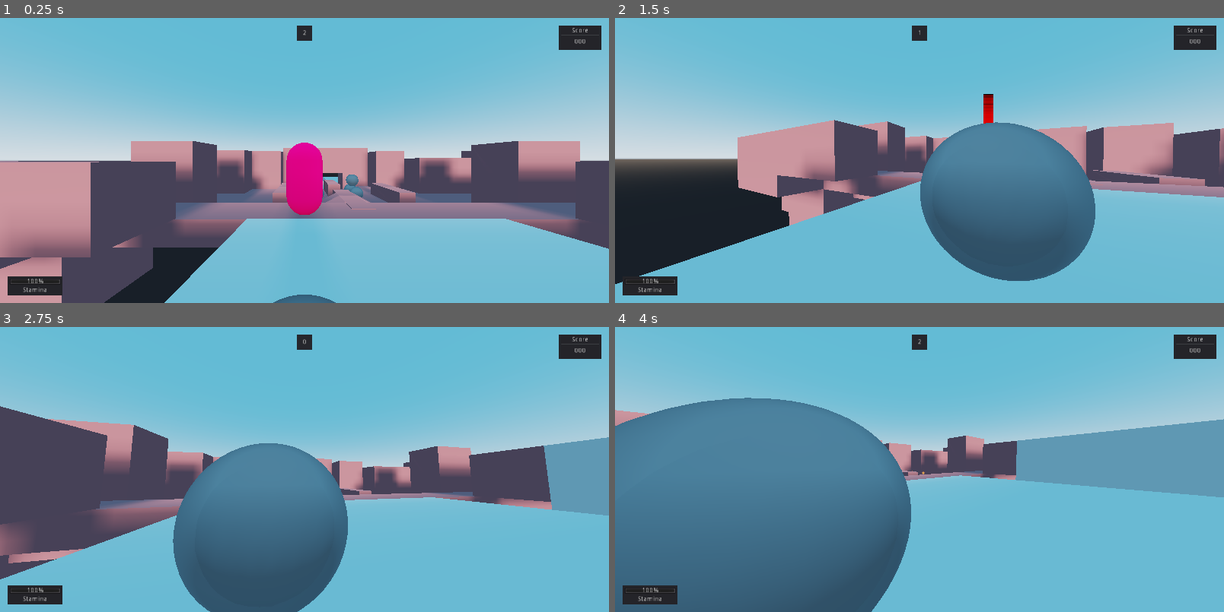
Above: before the commit, frames 1-4 (two rows, left to right).
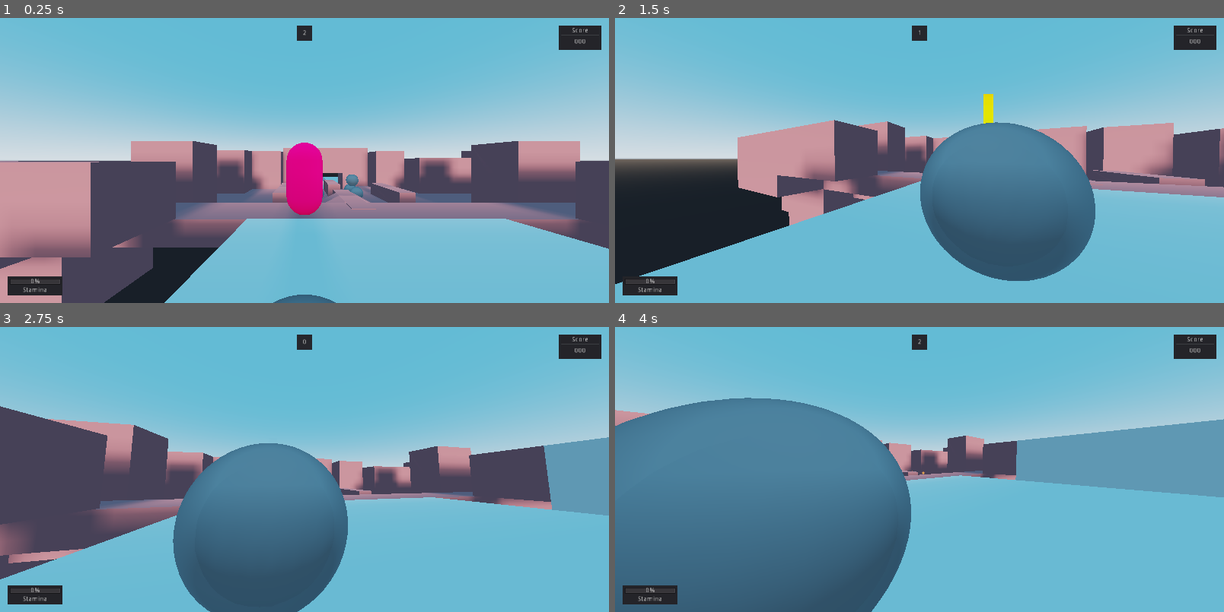
Above: after the commit, the same moments.

Repository: DeerTears/Keep-Away-Game
Game: Godot game, scene res://levels/romping.tscn
Two runs of this game, one before a commit and one after it. Both use one fixed random seed, a clock stepped at 60 frames per second and the inputs below.
Inputs (mouse positions are in pixels of both pictures, inside the frame that each line leads up to):
- Up to frame 1 (0.25 s): no input
- Up to frame 2 (1.5 s): move the mouse to (949, 160) at 0.52 s; move the mouse to (889, 160) at 1.27 s
- Up to frame 3 (2.75 s): move the mouse to (316, 463) at 2.02 s
- Up to frame 4 (4 s): move the mouse to (913, 475) at 2.77 s; move the mouse to (962, 472) at 3.52 s

The runs differ from the first frame. In frame 1, less than 0.1% of the frame differs, in the area x 1-10%, y 91-94%; in frame 2, 0.2%, in the area x 1-63%, y 26-94%; in frame 3, less than 0.1%; in frame 4, less than 0.1%.

Commit message:
hack: more believable player knockbacks

Diff:
--- a/actors/player.tscn
+++ b/actors/player.tscn
@@ -26,22 +26,21 @@
 [sub_resource type="CylinderShape" id=4]
 radius = 0.6
 
-[sub_resource type="Gradient" id=5]
-offsets = PoolRealArray( 0, 0.476563, 1 )
-colors = PoolColorArray( 0, 0, 0, 1, 1, 0, 0, 1, 0, 0, 0, 1 )
-
-[sub_resource type="GradientTexture" id=6]
-gradient = SubResource( 5 )
+[sub_resource type="Gradient" id=12]
+offsets = PoolRealArray( 0.25, 0.5, 0.75, 1 )
+colors = PoolColorArray( 0, 1, 0, 1, 1, 1, 0, 1, 1, 0, 0, 1, 0, 0, 0, 0 )
+
+[sub_resource type="GradientTexture" id=13]
+gradient = SubResource( 12 )
 
 [sub_resource type="ParticlesMaterial" id=9]
-trail_divisor = 15
-trail_color_modifier = SubResource( 6 )
 gravity = Vector3( 0, 0, 0 )
-scale = 0.25
+scale = 0.13
+color_ramp = SubResource( 13 )
 
 [sub_resource type="SpatialMaterial" id=10]
-flags_do_not_receive_shadows = true
-flags_disable_ambient_light = true
+flags_transparent = true
+flags_unshaded = true
 vertex_color_use_as_albedo = true
 params_billboard_mode = 2
 
@@ -124,8 +123,8 @@
 
 [node name="Particles" type="Particles" parent="KinematicBody"]
 transform = Transform( 1, 0, 0, 0, 1, 0, 0, 0, 1, 0, -1, 0 )
-amount = 40
-lifetime = 2.0
+amount = 50
+lifetime = 2.5
 local_coords = false
 process_material = SubResource( 9 )
 draw_pass_1 = SubResource( 11 )
--- a/scripts/playermove.gd
+++ b/scripts/playermove.gd
@@ -90,12 +90,11 @@
 		head.rotate_x(deg2rad(-event.relative.y * look_sensitivity))
 		head.rotation.x = clamp(head.rotation.x, deg2rad(-90), deg2rad(90))
 	if event.is_action_pressed("aim_%s" % [player_number]):
-		impact_vec = Vector3.UP * push_strength
-	if attack_cooldown.is_stopped() and attack_windup.is_stopped() and movement_enabled and stamina != 0:
+		print("aim %s" % [player_number])
+	if attack_cooldown.is_stopped() and attack_windup.is_stopped() and movement_enabled:
 		if event.is_action_pressed("attack_%s" % [player_number]):
 			attack_windup.start()
 			sound_swoosh.play()
-			stamina -= attack_cost_to_stamina
 var is_hitstunned: bool = false
 
 func _physics_process(delta):
@@ -137,7 +136,7 @@
 					reported_body.apply_impulse(Vector3.ZERO,look_direction)
 				"KinematicBody": # player
 					reported_body.is_hitstunned = true
-					reported_body.impact_vec += look_direction * 2
+					reported_body.impact_vec += look_direction * 2.5
 			play_impact_sound(impact_type)
 
 	# momentum
@@ -148,19 +147,20 @@
 	movement.x = h_velocity.x + impact_vec.x
 	movement.y = gravity_vec.y + (impact_vec.y / 2)
 	move_and_slide(movement, Vector3.UP)
-	if impact_vec.length() <= 0.5 or is_on_floor():
+	# hacky way of creating a fake curve for knockbacks
+	# would love to implement something far more robust, perhaps even showing the endpoint and interpolating as needed
+	var impact_decay = 0.97
+	impact_vec *= impact_decay
+	if is_on_floor():
 		impact_vec = Vector3.ZERO
-	if impact_vec.length() <= 6:
 		is_hitstunned = false
-	var impact_decay = 0.96
-	impact_vec *= 0.96
-	#impact_vec *= Vector3(1,impact_decay,1)
-
-
-func _process(_delta):
-	# update hud
-	emit_signal("stamina_changed", stamina)
-	pass
+	else:
+		if impact_vec.length() <= 0.5:
+			impact_vec *= impact_decay
+			return
+		if impact_vec.length() <= 26 and is_hitstunned:
+			print("yo!")
+			is_hitstunned = false
 
 func play_impact_sound(impact_type:String):
 	var random_pitch = rand_range(0.8,1.2)
